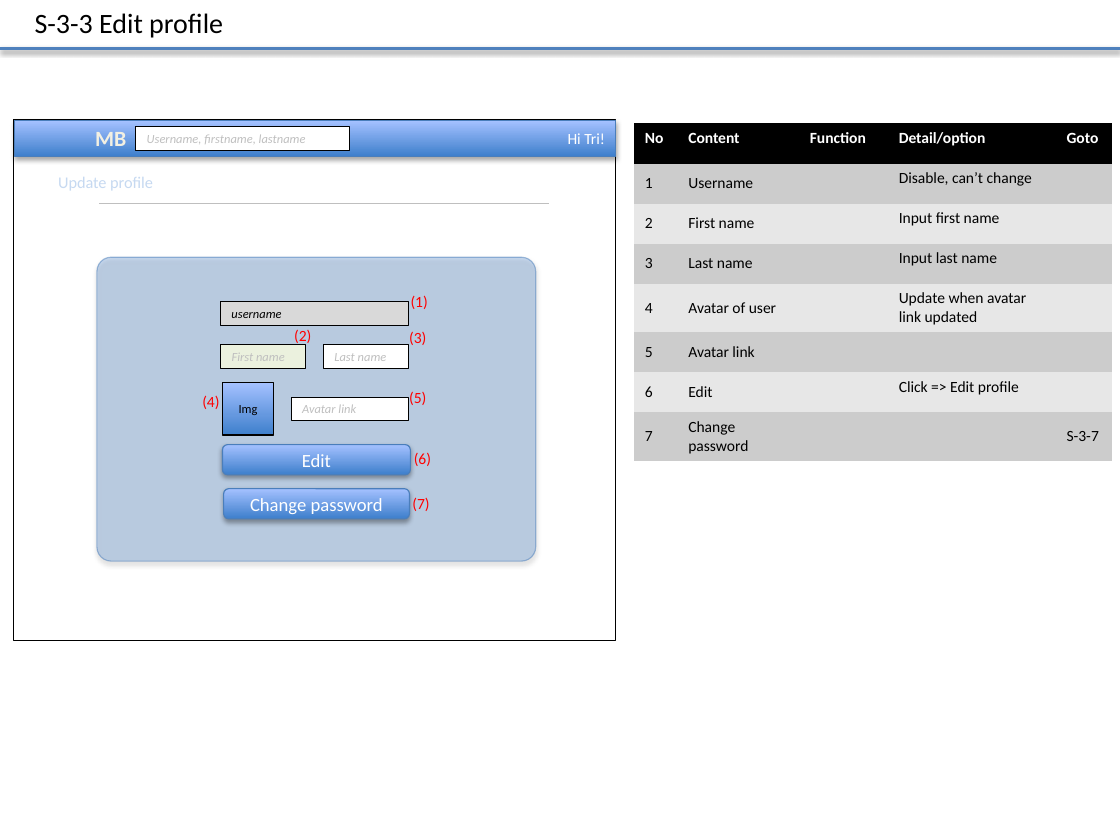
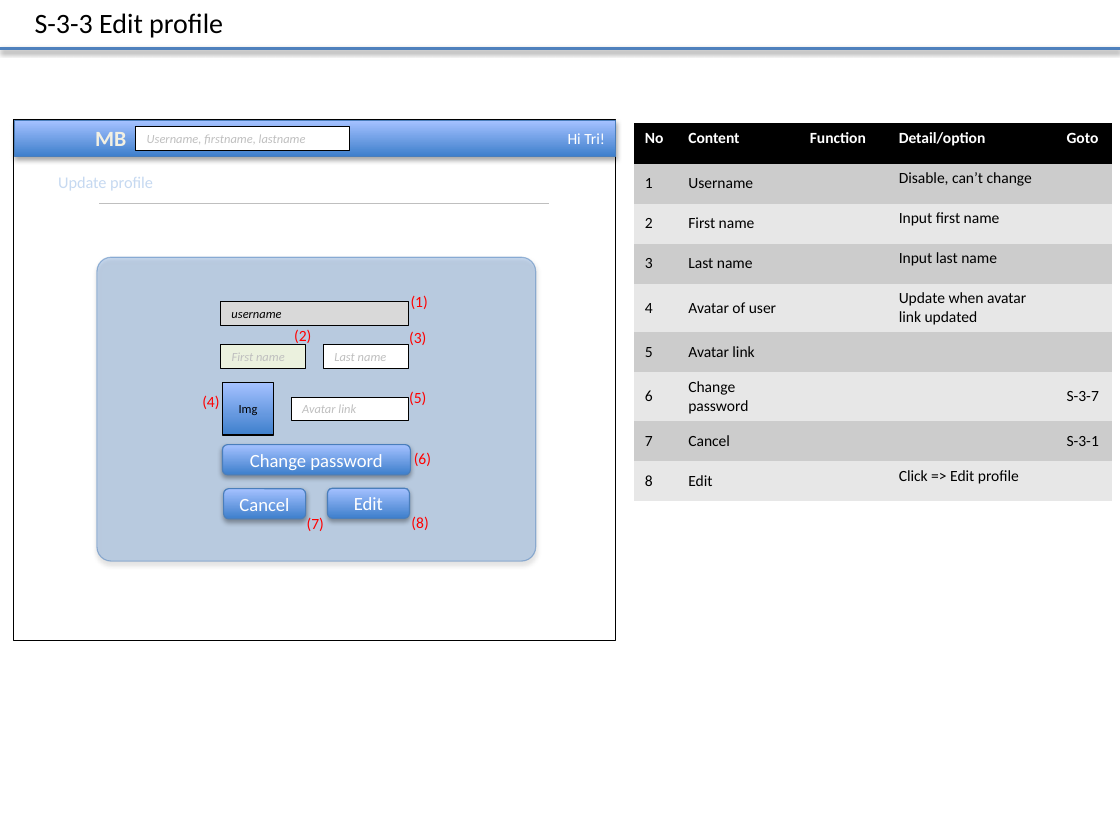
Before and after one commit to Mulodo-Java-Training/miniblog-le.tri, a slide deck: slide 7 of doc/frontend/wireframe/TRN-MiniBlog_WireframeDesign_TRILE.pptx. Drawn at 1120x840 pixels with LibreOffice and Linux fonts; fonts in the diff are those of the drawing; background and template pictures are left out. Boxes give left, top, right and bottom in pixels: in the first picture for what was removed or moved away, otherwise in the second. Text is boxed around its words. In the diff, an @@ line names an element or a change of style, - is before the commit and + after.

Commit message:
Fix defect: Add cancel button when edit profile

```diff
--- a/doc/frontend/wireframe/TRN-MiniBlog_WireframeDesign_TRILE.pptx
+++ b/doc/frontend/wireframe/TRN-MiniBlog_WireframeDesign_TRILE.pptx
@@ table at [634,123,1112,501] @@
-row 7: 6 | Edit |  | Click => Edit profile | 
-row 8: 7 | Change password |  |  | S-3-7
+row 7: 6 | Change password |  |  | S-3-7
+row 8: 7 | Cancel |  |  | S-3-1
+row 9: 8 | Edit |  | Click => Edit profile | 
@@ rounded rectangle "Change password": place and size @@
-rounded rectangle "Change password" at [224,488,410,519]
+rounded rectangle "Change password" at [223,445,411,475]
@@ rounded rectangle added at [224,488,306,519], fill gradient #3F80CE to #A4C4FF, outline #4B7EBC 0.75 pt, 12 pt, text #FFFFFF @@
+Cancel
@@ text "(7)": place and size @@
-text "(7)" at [412,498,429,511]
+text "(7)" at [307,517,324,531]
@@ rounded rectangle "Edit": place and size @@
-rounded rectangle "Edit" at [223,445,411,475]
+rounded rectangle "Edit" at [327,488,409,519]
@@ text added at [411,517,428,530], 10 pt, text #FF0000 @@
+(8)
```
Also in this commit, not shown: 4 other slides changed.
